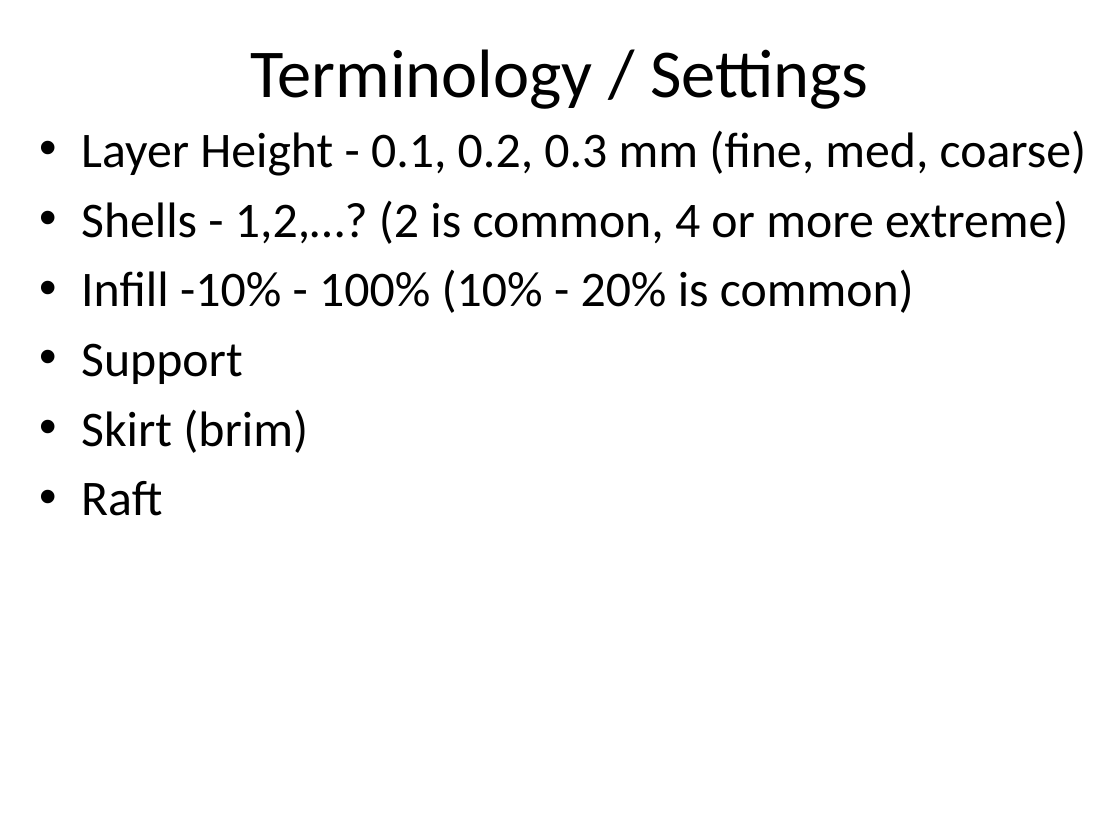
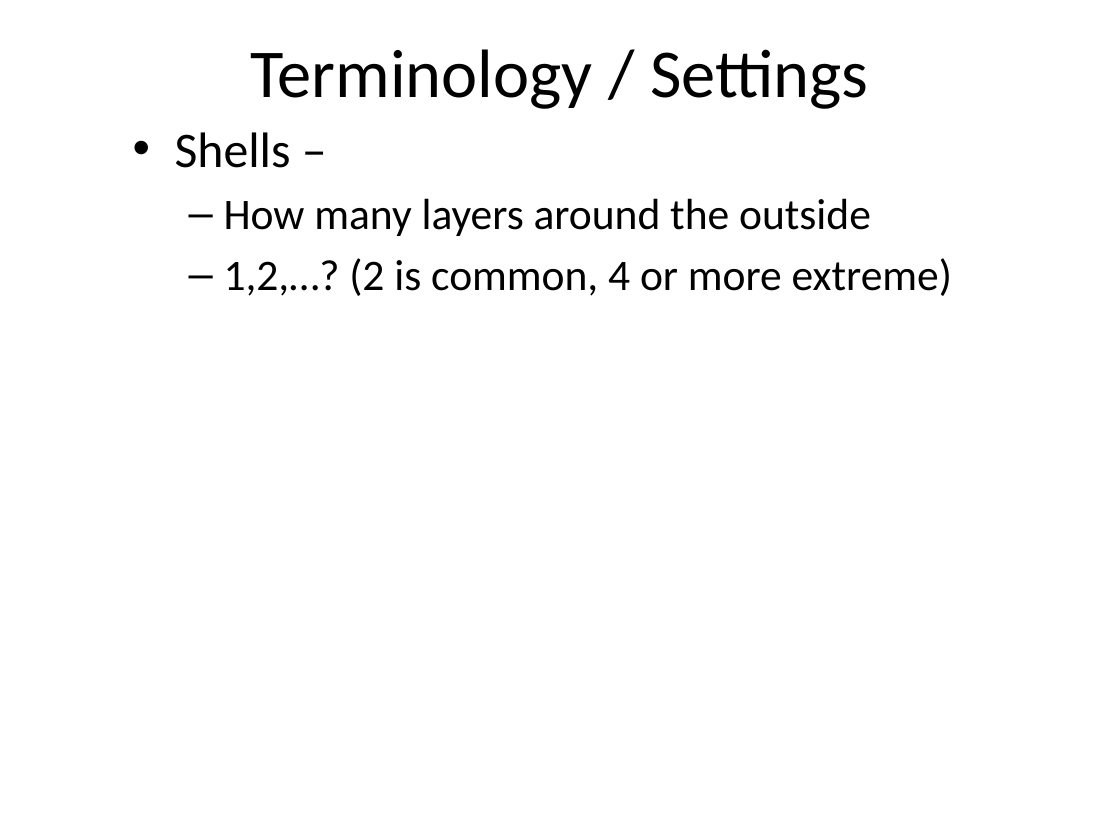
Before and after one commit to dykebert/GDI_3D_Printing_Intro, a slide deck: slide 25 of Introduction to 3D Printing.pptx (slide 21 before the commit). Drawn at 1120x840 pixels with LibreOffice and Linux fonts; fonts in the diff are those of the drawing. Boxes give left, top, right and bottom in pixels: in the first picture for what was removed or moved away, otherwise in the second. Text is boxed around its words. In the diff, an @@ line names an element or a change of style, - is before the commit and + after.

Commit message:
Updates for Oct 2015

```diff
--- a/Introduction to 3D Printing.pptx
+++ b/Introduction to 3D Printing.pptx
@@ text at <box>175,132,952,296</box>: text changed; size 32 to 28 pt @@
-• Layer Height - 0.1, 0.2, 0.3 mm (fine, med, coarse)
-• Shells - 1,2,…? (2 is common, 4 or more extreme)
-• Infill -10% - 100% (10% - 20% is common)
-• Support
-• Skirt (brim)
-• Raft
+• Shells –
+  – How many layers around the outside
+  – 1,2,…? (2 is common, 4 or more extreme)
```
Also in this commit, not shown: 3 other slides changed, 7 slides added.
